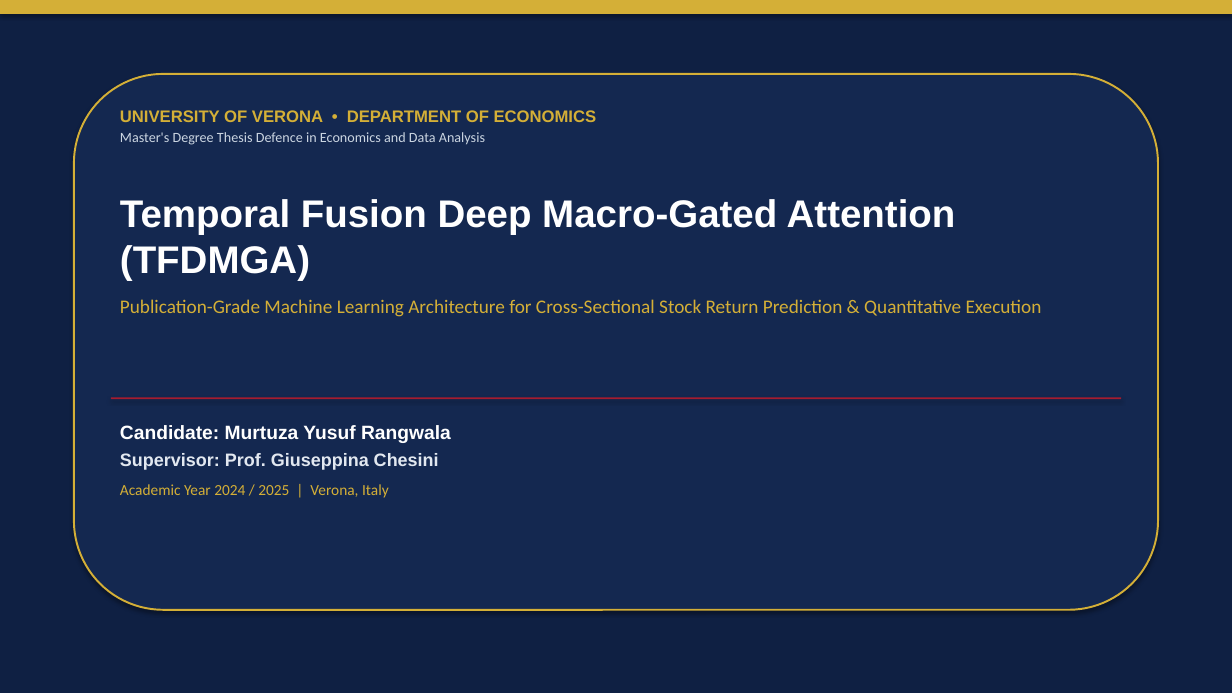
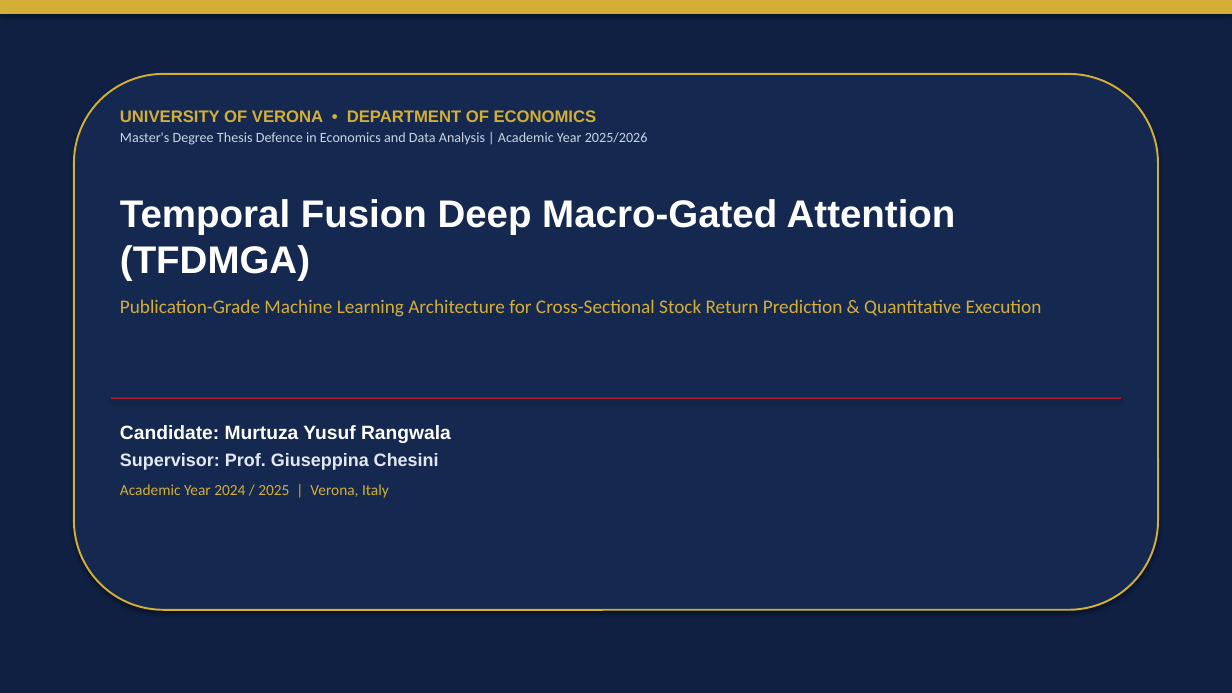
Before and after one commit to murtuzarangwala8-alt/thesis-stock-prediction, a slide deck: slide 1 of defence_presentation.pptx. Drawn at 1232x693 pixels with LibreOffice and Linux fonts; fonts in the diff are those of the drawing. Boxes give left, top, right and bottom in pixels: in the first picture for what was removed or moved away, otherwise in the second. Text is boxed around its words. In the diff, an @@ line names an element or a change of style, - is before the commit and + after.

Commit message:
Update academic year to 2025/2026 across title page, single-file LaTeX, PDF, and PowerPoint defence presentation

```diff
--- a/defence_presentation.pptx
+++ b/defence_presentation.pptx
@@ text at <box>120,132,648,145</box>: text changed @@
-Master's Degree Thesis Defence in Economics and Data Analysis
+Master's Degree Thesis Defence in Economics and Data Analysis | Academic Year 2025/2026
```
Also in this commit, not shown: 6 other files.
